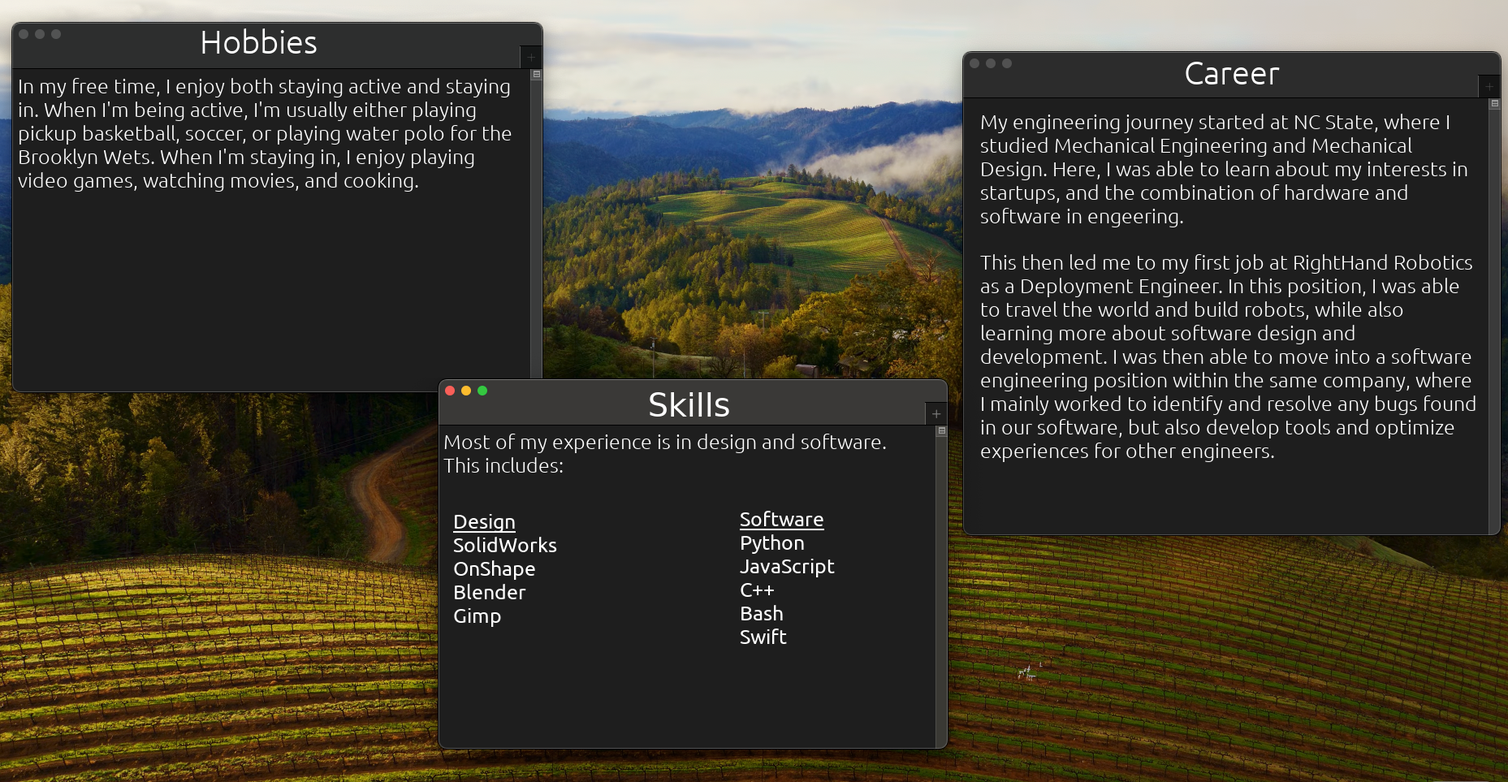
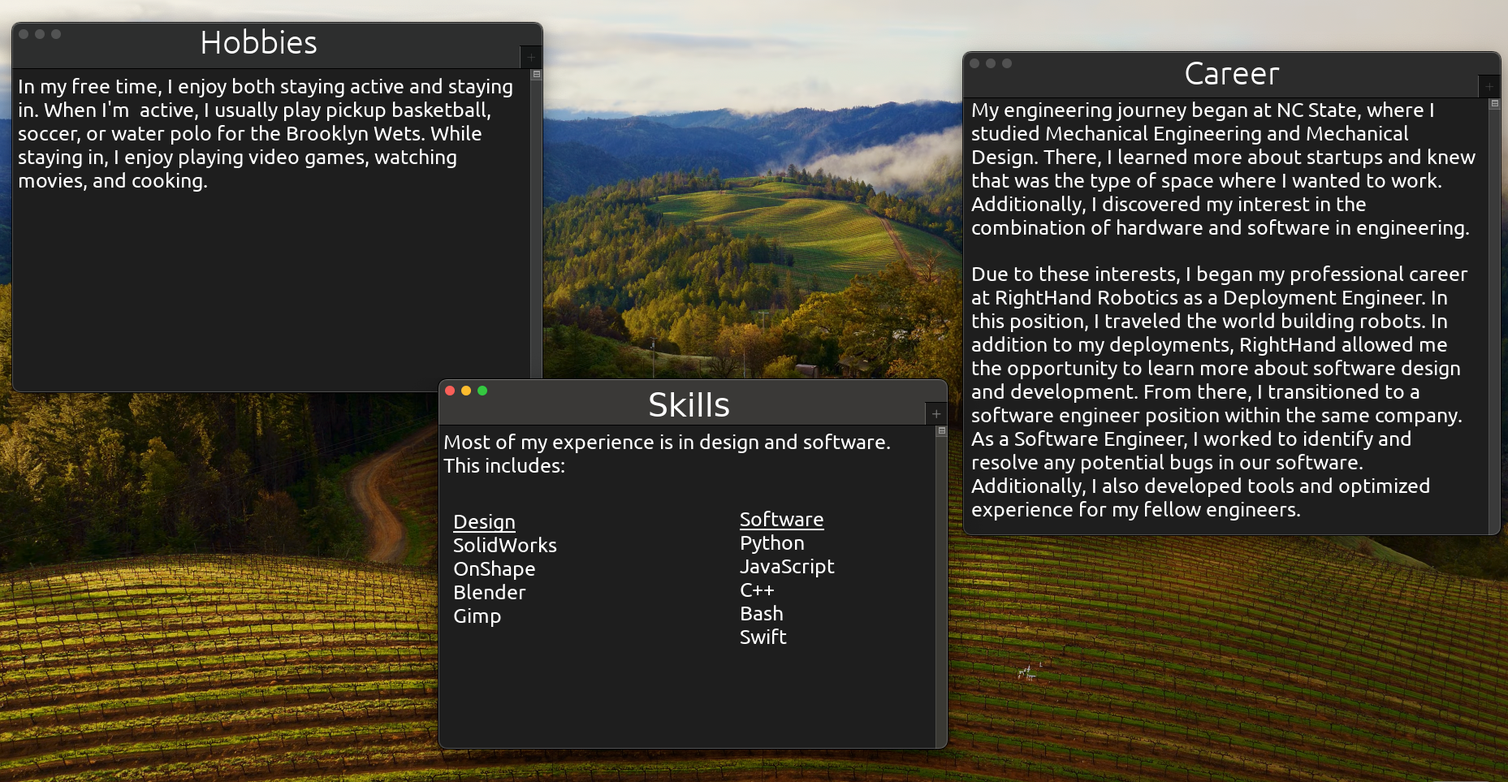
Two versions of the same layered image (1508 × 782). Layer-by-layer changes:
painted on "In my free time, I enjoy both ..." over [17, 77, 513, 192]
painted on "Most of my experience is in de..." over [443, 433, 891, 473]
renamed "My engineering journey started..." to "My engineering journey began a...", painted on it over [971, 101, 1476, 521]
